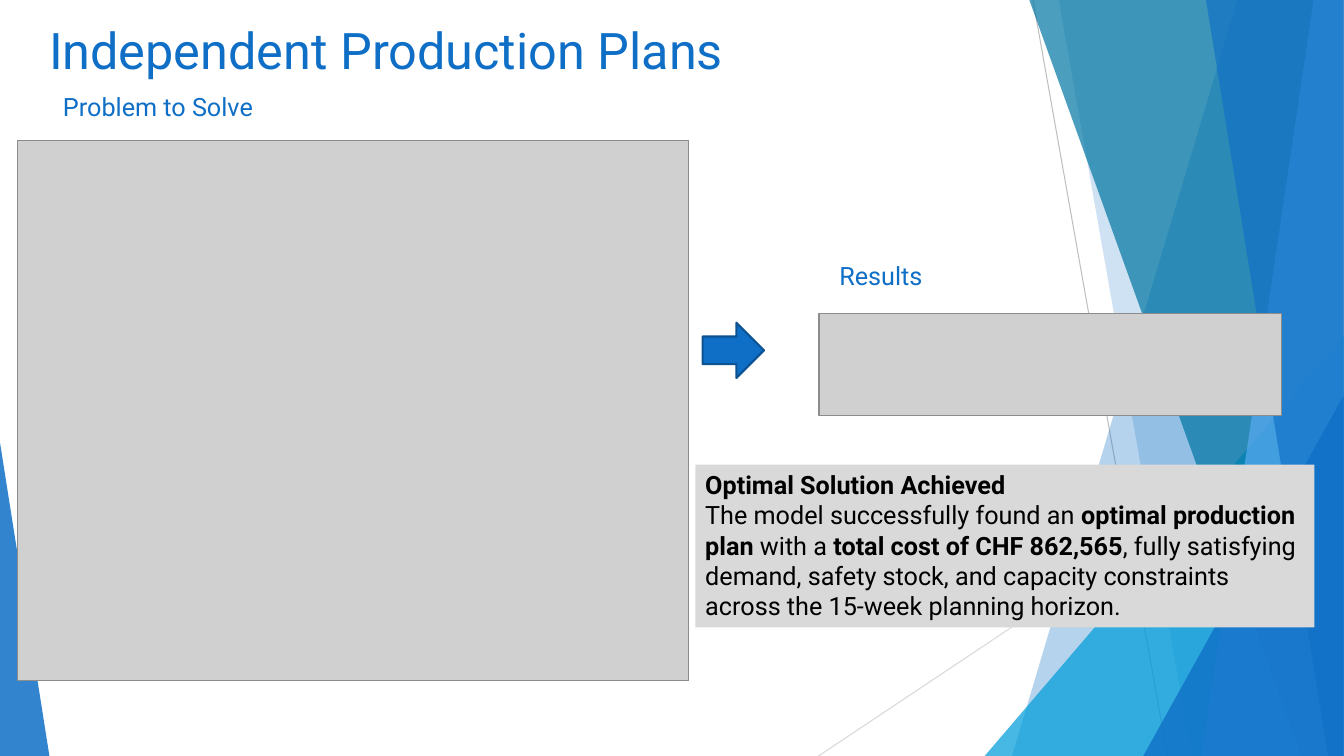
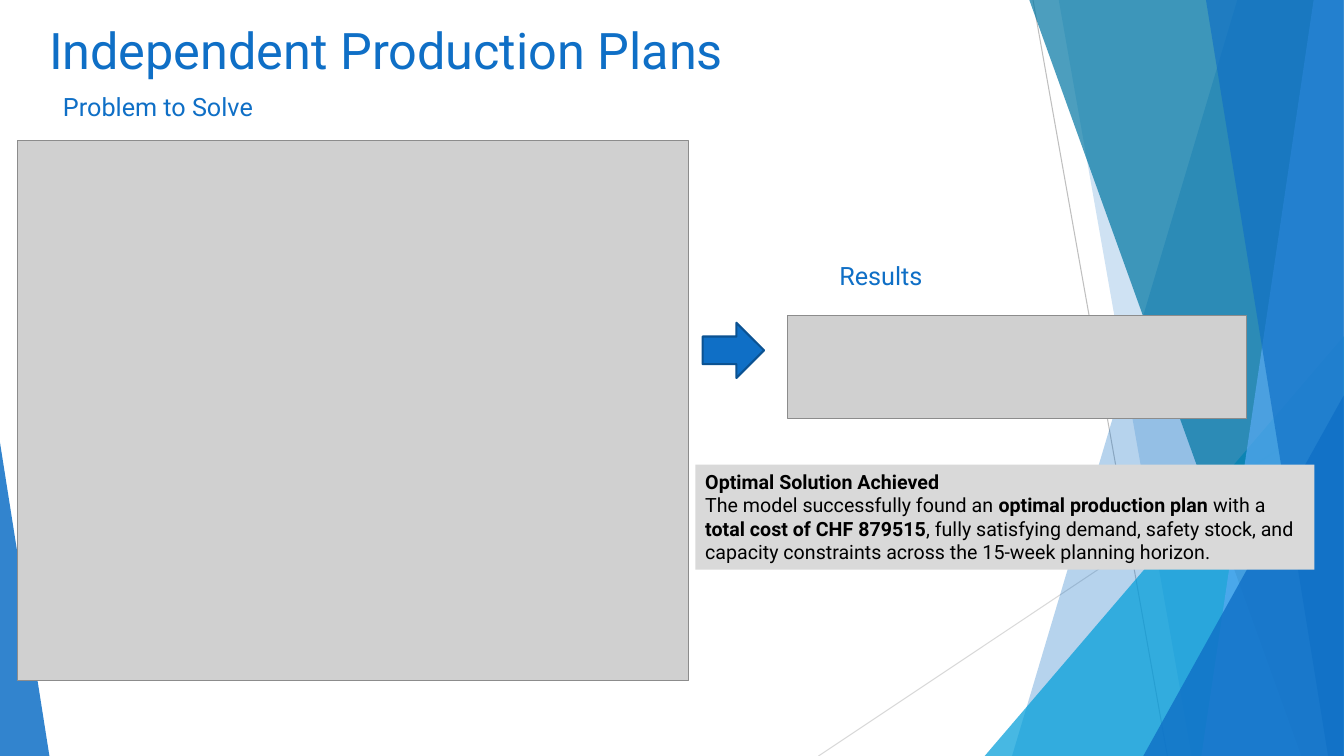
Before and after one commit to Mathildekrafft2001/Exercises-SP-25, a slide deck: slide 2 of PPS/week_5/Lab5.pptx. Drawn at 1344x756 pixels with LibreOffice and Linux fonts; fonts in the diff are those of the drawing; grey boxes stand for pictures. Boxes give left, top, right and bottom in pixels: in the first picture for what was removed or moved away, otherwise in the second. Text is boxed around its words. In the diff, an @@ line names an element or a change of style, - is before the commit and + after.

```diff
--- a/PPS/week_5/Lab5.pptx
+++ b/PPS/week_5/Lab5.pptx
@@ picture moved from (x1=820, y1=314, x2=1282, y2=415) to (x1=788, y1=316, x2=1247, y2=418) @@
@@ rectangle "Optimal Solution Achieved" resized from (x1=696, y1=465, x2=1315, y2=628) to (x1=696, y1=465, x2=1315, y2=570) @@
@@ text in rectangle at (x1=705, y1=474, x2=939, y2=493): size 18 to 14 pt in "Optimal Solution Achieved" @@
@@ text in rectangle at (x1=705, y1=497, x2=1294, y2=563): text changed; size 18 to 14 pt @@
-The model successfully found an optimal production plan with a total cost of CHF 862,565, fully satisfying demand, safety stock, and capacity constraints across the 15-week planning horizon.
+The model successfully found an optimal production plan with a total cost of CHF 879515, fully satisfying demand, safety stock, and capacity constraints across the 15-week planning horizon.
```
Also in this commit, not shown: 6 other slides changed, 1 slide added, 2 other files.
